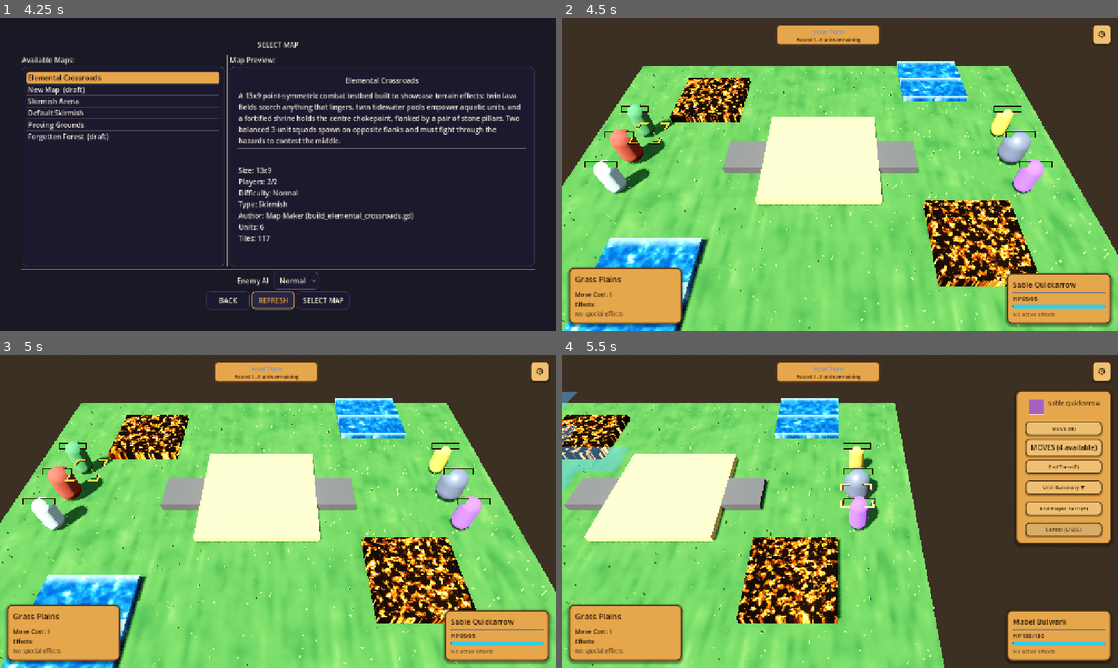
Above: before the commit, frames 1-4 (two rows, left to right).
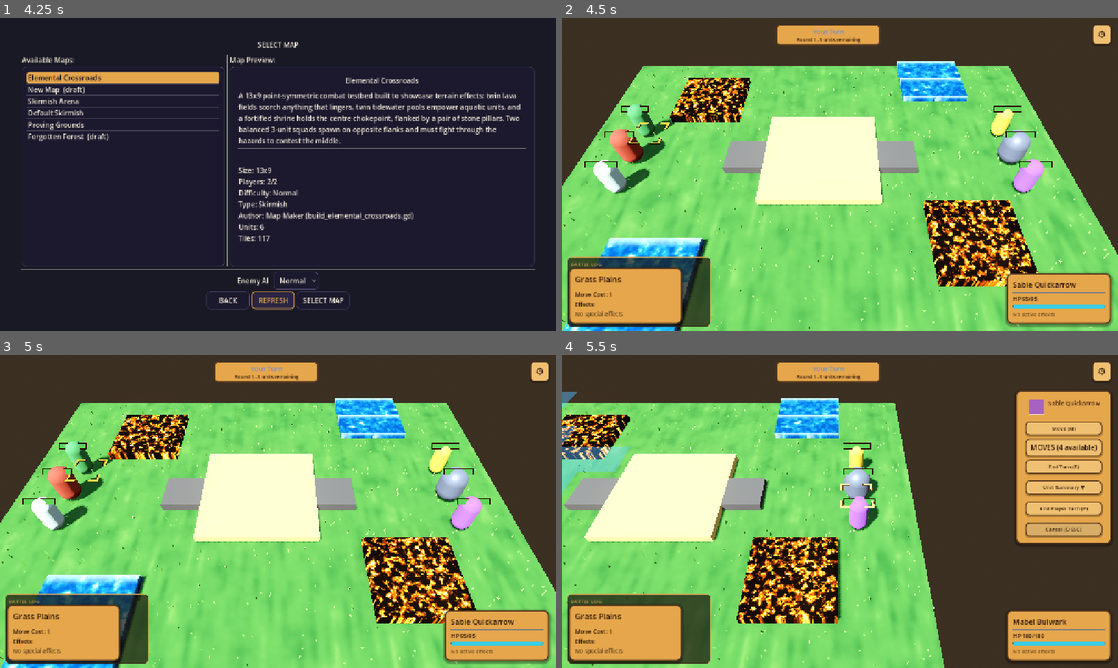
Above: after the commit, the same moments.

Repository: K-ennethA/Conquest
Game: Godot game, scene res://menus/MainMenu.tscn
The game is run twice, just before and just after one commit, with the same random seed, the same clock (stepped at 60 frames per second) and the same inputs.
Inputs (mouse positions are in pixels of both pictures, inside the frame that each line leads up to):
- Up to frame 1 (4.25 s): click "Single Player" at 0.5 s; click "Traditional Turn System" at 1.25 s; click "Normal" at 2 s; click "Normal" at 2.75 s; click "REFRESH" at 3.5 s
- Up to frame 2 (4.5 s): click "SELECT MAP" at 4.25 s
- Up to frame 3 (5 s): no input
- Up to frame 4 (5.5 s): tap Enter (ui_accept) at 5, 5.27 s; move the mouse to (962, 495) at 5.02 s; hold Right (ui_right) from 5.03 s (still down); hold Shift from 5.03 s (still down); click (962, 495) at 5.17 s

Frame 1 is identical in both runs. In frame 2, 2.1% of the frame differs, in the area x 1-27%, y 76-99%; in frame 3, 2.1%; in frame 4, 2.1%.

Commit message:
feat(ui): bottom-left battle log (moves, attacks, heals, spawns, deaths)
A running account of the fight, read off the GameEvents bus (read-only, additive):
- "Torvald moved to (4, 6)"        (unit_moved)
- "Torvald used Cleave"            (move_performed)
- "Torvald hit Blightcap for 22"   (damage_dealt)
- "Blightcap healed 8"             (unit_healed)
- "Blightcap appeared"             (unit_spawned, runtime waves only)
- "Blightcap was defeated"         (unit_eliminated)

Lines are colour-coded by side (ally cool / enemy warm-red / neutral cream) so you
can scan who did what. A dark semi-transparent plate reads over the board; auto-scrolls
to the newest line, capped at 60 lines. Mounted by UILayoutManager as a bottom-left
child of the full-screen HUD (click-through, never blocks the board). Null-safe.
Verified rendering + wiring via screenshot; clean boot mounts it in the live HUD.

Co-Authored-By: Claude Opus 4.8 <noreply@anthropic.com>

Diff:
--- /dev/null
+++ b/game/ui/hud/BattleLog.gd
@@ -0,0 +1,163 @@
+extends PanelContainer
+
+class_name BattleLog
+
+## Scrolling combat log (bottom-left of the HUD). Records what happens each turn --
+## moves, attacks, damage, heals, spawns, deaths -- off the GameEvents bus, so the
+## player can read a running account ("Petalfang used Thorn Spit", "Torvald hit
+## Blightcap for 20"). Purely additive and read-only: it never mutates game state.
+##
+## Mounted by UILayoutManager as a direct child of the full-screen HUD root, so its
+## bottom-left anchors resolve against the whole window (no top_level needed).
+
+const MAX_LINES: int = 60
+const PANEL_WIDTH: float = 330.0
+const PANEL_HEIGHT: float = 158.0
+const MARGIN: float = 12.0
+
+# Side tints (bbcode): the local/ally side reads cool, the AI/enemy side warm-red, so
+# you can scan who did what at a glance. Neutral events use cream.
+const ALLY_COLOR: String = "#cfe8ff"
+const ENEMY_COLOR: String = "#ffb3a0"
+const NEUTRAL_COLOR: String = "#efe2c4"
+const DIM_COLOR: String = "#b9a97f"
+
+var _log: RichTextLabel
+var _lines: Array[String] = []
+
+
+func _ready() -> void:
+	name = "BattleLog"
+	_build_ui()
+	# Bottom-left corner, click-through so it never blocks the board underneath.
+	set_anchors_preset(Control.PRESET_BOTTOM_LEFT)
+	offset_left = MARGIN
+	offset_right = MARGIN + PANEL_WIDTH
+	offset_top = -(PANEL_HEIGHT + MARGIN)
+	offset_bottom = -MARGIN
+	mouse_filter = Control.MOUSE_FILTER_IGNORE
+	_connect_events()
+
+
+func _build_ui() -> void:
+	# Dark, semi-transparent plate so log text reads over the 3D board.
+	var box := StyleBoxFlat.new()
+	box.bg_color = Color(0.10, 0.075, 0.05, 0.72)
+	box.set_corner_radius_all(8)
+	box.set_content_margin_all(8)
+	box.border_width_left = 1
+	box.border_width_top = 1
+	box.border_width_right = 1
+	box.border_width_bottom = 1
+	box.border_color = Color(0.85, 0.62, 0.30, 0.5)  # faint amber edge
+	add_theme_stylebox_override("panel", box)
+
+	var vb := VBoxContainer.new()
+	vb.add_theme_constant_override("separation", 3)
+	vb.mouse_filter = Control.MOUSE_FILTER_IGNORE
+	add_child(vb)
+
+	var title := Label.new()
+	title.text = "BATTLE LOG"
+	title.add_theme_font_size_override("font_size", 12)
+	title.add_theme_color_override("font_color", Color(0.85, 0.62, 0.30))
+	title.mouse_filter = Control.MOUSE_FILTER_IGNORE
+	vb.add_child(title)
+
+	_log = RichTextLabel.new()
+	_log.bbcode_enabled = true
+	_log.scroll_active = true
+	_log.scroll_following = true   # keep the newest line in view
+	_log.fit_content = false
+	_log.size_flags_vertical = Control.SIZE_EXPAND_FILL
+	_log.custom_minimum_size = Vector2(PANEL_WIDTH - 16.0, PANEL_HEIGHT - 34.0)
+	_log.add_theme_font_size_override("normal_font_size", 12)
+	_log.mouse_filter = Control.MOUSE_FILTER_IGNORE
+	vb.add_child(_log)
+
+
+# --- Event wiring -----------------------------------------------------------
+
+func _connect_events() -> void:
+	var bus := get_node_or_null("/root/GameEvents")
+	if bus == null:
+		return
+	_safe(bus, &"unit_moved", _on_unit_moved)
+	_safe(bus, &"move_performed", _on_move_performed)
+	_safe(bus, &"damage_dealt", _on_damage_dealt)
+	_safe(bus, &"unit_healed", _on_unit_healed)
+	_safe(bus, &"unit_spawned", _on_unit_spawned)
+	_safe(bus, &"unit_eliminated", _on_unit_eliminated)
+
+
+func _safe(obj: Object, sig: StringName, cb: Callable) -> void:
+	if obj != null and obj.has_signal(sig) and not obj.is_connected(sig, cb):
+		obj.connect(sig, cb)
+
+
+# --- Handlers (all null-safe; freed units degrade to a generic name) ---------
+
+func _on_unit_moved(unit = null, _from = null, to = null) -> void:
+	if to is Vector3:
+		var t: Vector3 = to
+		_append("%s moved to (%d, %d)" % [_named(unit), int(round(t.x)), int(round(t.z))], _tint(unit))
+	else:
+		_append("%s moved" % _named(unit), _tint(unit))
+
+
+func _on_move_performed(caster = null, move = null) -> void:
+	var mv: String = "a move"
+	if move != null and "display_name" in move and String(move.display_name) != "":
+		mv = String(move.display_name)
+	_append("%s used %s" % [_named(caster), mv], _tint(caster))
+
+
+func _on_damage_dealt(attacker = null, defender = null, damage = null) -> void:
+	var dmg: int = int(damage) if damage != null else 0
+	_append("%s hit %s for %d" % [_named(attacker), _named(defender), dmg], _tint(attacker))
+
+
+func _on_unit_healed(unit = null, amount = null) -> void:
+	var amt: int = int(amount) if amount != null else 0
+	if amt <= 0:
+		return
+	_append("%s healed %d" % [_named(unit), amt], ALLY_COLOR)
+
+
+func _on_unit_spawned(unit = null, runtime = null) -> void:
+	# Only announce runtime waves (reinforcements / endless), not the load-time flood.
+	if runtime != true:
+		return
+	_append("%s appeared" % _named(unit), _tint(unit))
+
+
+func _on_unit_eliminated(unit = null, _eliminator = null) -> void:
+	_append("%s was defeated" % _named(unit), DIM_COLOR)
+
+
+# --- Helpers ----------------------------------------------------------------
+
+## Append one bbcode-tinted line and cap the scrollback.
+func _append(text: String, color: String) -> void:
+	if _log == null:
+		return
+	_lines.append("[color=%s]%s[/color]" % [color, text])
+	if _lines.size() > MAX_LINES:
+		_lines = _lines.slice(_lines.size() - MAX_LINES)
+	_log.text = "\n".join(_lines)
+
+
+func _named(unit) -> String:
+	if unit != null and is_instance_valid(unit) and unit.has_method("get_display_name"):
+		return String(unit.get_display_name())
+	return "A unit"
+
+
+## bbcode colour for a unit by its side: enemy (AI) warm-red, ally cool, else neutral.
+func _tint(unit) -> String:
+	if unit == null or not is_instance_valid(unit) or not unit.has_method("get_owner_player"):
+		return NEUTRAL_COLOR
+	var owner = unit.get_owner_player()
+	if owner != null and "is_ai" in owner:
+		return ENEMY_COLOR if bool(owner.is_ai) else ALLY_COLOR
+	return NEUTRAL_COLOR
--- a/game/ui/layout/UILayoutManager.gd
+++ b/game/ui/layout/UILayoutManager.gd
@@ -33,6 +33,7 @@
 # on its own high CanvasLayer so it draws above every HUD panel. Starts hidden and
 # only blocks input while it is actually on screen.
 var turn_transition: TurnTransition = null
+var battle_log: BattleLog = null
 
 func _ready() -> void:
 	# CRITICAL: Set mouse filter to IGNORE so clicks pass through to game area
@@ -61,6 +62,10 @@
 	# high layer and starts hidden.
 	_build_turn_transition()
 
+	# Bottom-left scrolling combat log. Self-styled (dark plate), so mounted AFTER
+	# theming to avoid the font-override sweep; anchors to this full-screen HUD root.
+	_build_battle_log()
+
 	is_layout_initialized = true
 
 func _build_turn_transition() -> void:
@@ -68,6 +73,12 @@
 	turn_transition = TurnTransition.new()
 	turn_transition.name = "TurnTransition"
 	add_child(turn_transition)
+
+func _build_battle_log() -> void:
+	"""Create and mount the bottom-left battle log (records moves/attacks/deaths)."""
+	battle_log = BattleLog.new()
+	battle_log.name = "BattleLog"
+	add_child(battle_log)
 
 func _apply_theme() -> void:
 	"""Apply the amber ConquestTheme to this HUD subtree (panels, buttons, text)."""
Not shown, added: game/ui/hud/BattleLog.gd.uid
